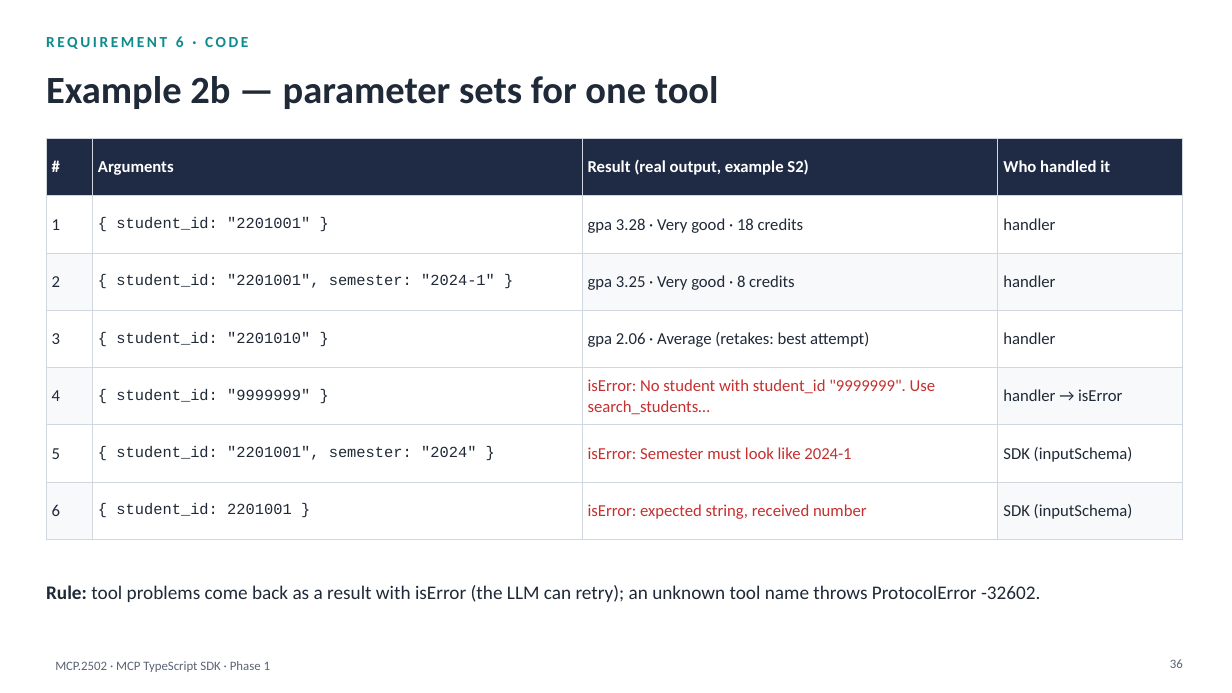
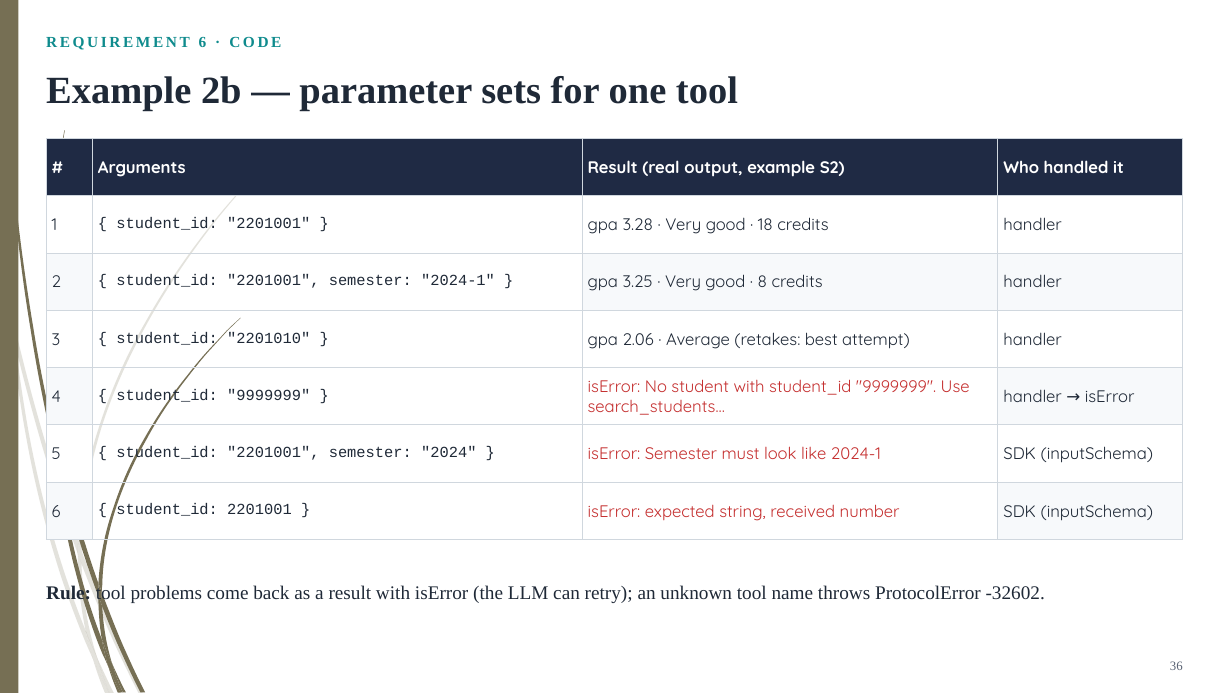
Before and after one commit to HaHiepThanh/mcp-ts, a slide deck: slide 36 of phase1/MCP-TS-SDK-phase1.pptx. Drawn at 1232x693 pixels with LibreOffice and Linux fonts; fonts in the diff are those of the drawing. Boxes give left, top, right and bottom in pixels: in the first picture for what was removed or moved away, otherwise in the second. Text is boxed around its words. In the diff, an @@ line names an element or a change of style, - is before the commit and + after.

```diff
--- a/phase1/MCP-TS-SDK-phase1.pptx
+++ b/phase1/MCP-TS-SDK-phase1.pptx
@@ rectangle added at [0, 0, 18, 693], fill #766F54 @@
@@ table at [46, 139, 1183, 540] @@
@@ font Calibri to Quicksand in "#", "Arguments", "Result (real output, example S2)", "Who handled it" and 18 more places @@
@@ font Calibri to Times New Roman in 3 elements at [46, 36, 281, 50], [46, 76, 738, 111], [46, 584, 1045, 603] @@
@@ group added at [0, 141, 288, 693]: 10 freeform shapes @@
@@ group added at [3, 0, 240, 693]: 12 freeform shapes @@
@@ page number at [1170, 661, 1183, 670]: font Calibri to Times New Roman; vertical alignment top to middle @@
@@ text removed at [55, 661, 270, 672] @@
-MCP.2502 · MCP TypeScript SDK · Phase 1
```
Also in this commit, not shown: 45 other slides changed, 36 other files.
